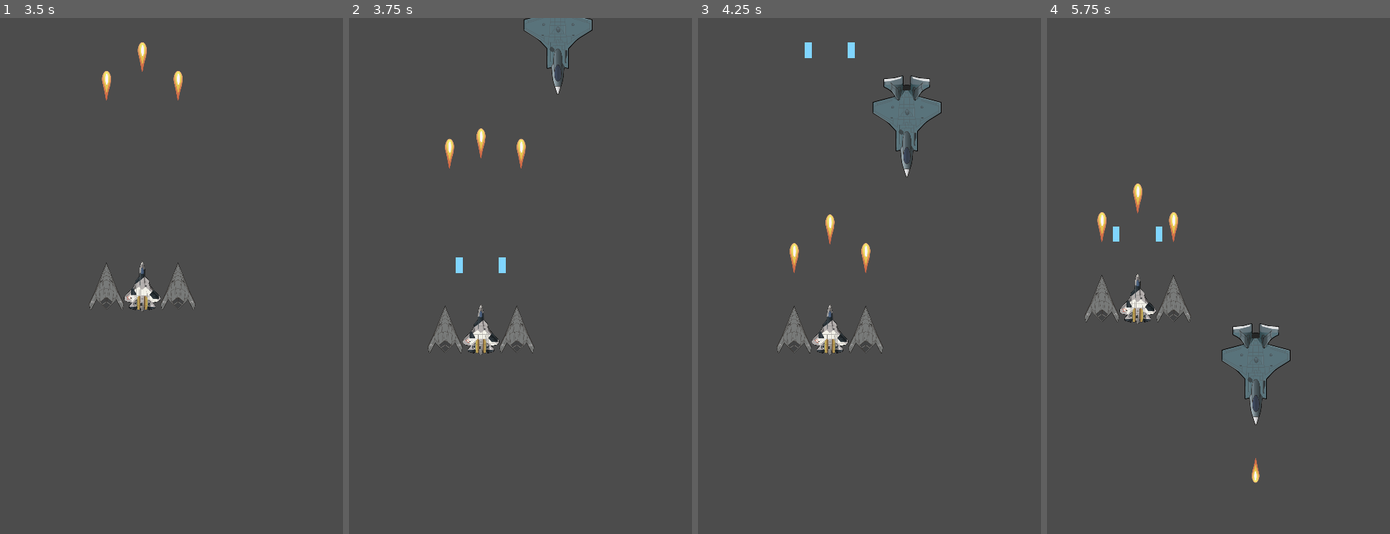
Above: before the commit, frames 1-4 (left to right).
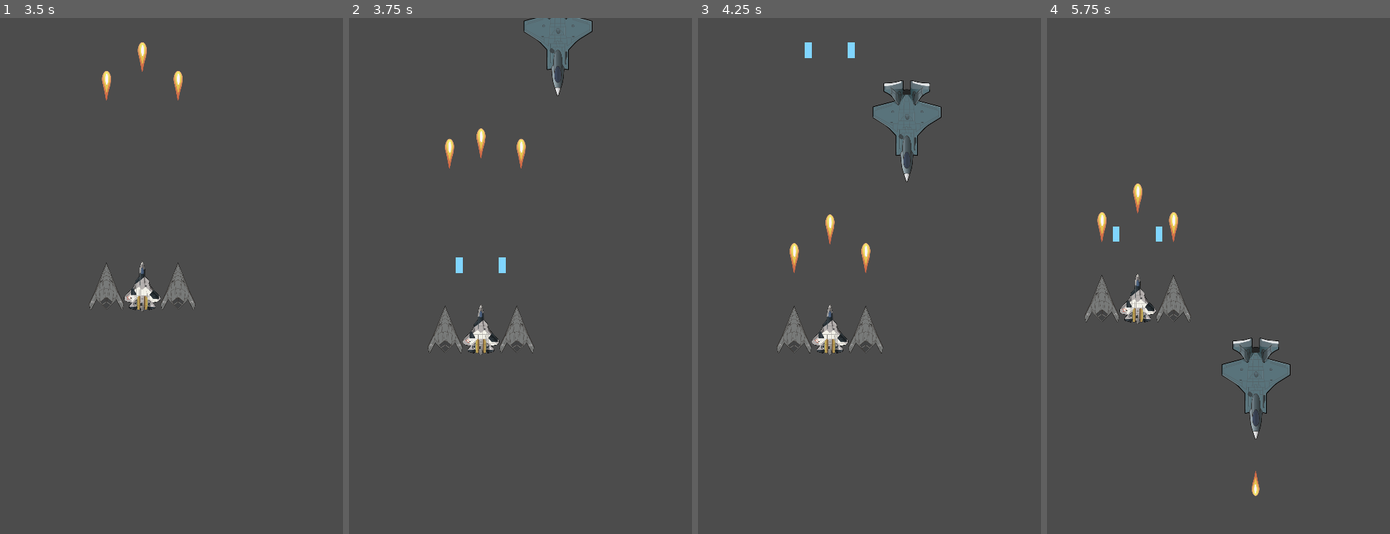
Above: after the commit, the same moments.

Repository: SkrejetCepey/gamedev-planes
Game: Godot game, scene res://Scenes/StartGame.tscn
Same seed, same stepped clock (60 frames per second), same inputs: the game is played once before the commit and once after it. The engine's default icon, where the game draws it, is replaced by a stand-in: a white triangle on a blue panel in a dark square.
Inputs (mouse positions are in pixels of both pictures, inside the frame that each line leads up to):
- Up to frame 1 (3.5 s): click "PLAY" at 0.5 s; move the mouse to (246, 250) at 1.27 s; press the mouse at (246, 250) at 1.28 s; move the mouse to (102, 301) at 2.02 s; release the mouse at (102, 301) at 2.03 s; click (102, 301) at 2.1 s; move the mouse to (205, 162) at 2.77 s; press the mouse at (205, 162) at 2.78 s
- Up to frame 2 (3.75 s): move the mouse to (503, 379) at 3.52 s; release the mouse at (503, 379) at 3.53 s; click (503, 379) at 3.6 s
- Up to frame 3 (4.25 s): no input
- Up to frame 4 (5.75 s): move the mouse to (1321, 353) at 4.27 s; press the mouse at (1321, 353) at 4.28 s; move the mouse to (1115, 198) at 5.02 s; release the mouse at (1115, 198) at 5.03 s; click (1115, 198) at 5.1 s

Frame 1 is identical in both runs. In frame 2, 0.2% of the frame differs, in the area x 50-71%, y 0-16%; in frame 3, 0.8%; in frame 4, 1.7%, in the area x 50-71%, y 59-93%.

Commit message:
Fixed taran system and more

Diff:
--- a/Scenes/AlternativeAtack.tscn
+++ /dev/null
@@ -1,15 +0,0 @@
-[gd_scene load_steps=5 format=2]
-
-[ext_resource path="res://Scripts/AlternativeAtack.gd" type="Script" id=1]
-[ext_resource path="res://Scenes/AlternativeAtackLeft.tscn" type="PackedScene" id=2]
-[ext_resource path="res://Scenes/AlternativeAtackRight.tscn" type="PackedScene" id=3]
-[ext_resource path="res://Scenes/PrimaryAtack.tscn" type="PackedScene" id=4]
-
-[node name="AlternativeAtack" type="Node2D"]
-script = ExtResource( 1 )
-
-[node name="AlternativeAtackLeft" parent="." instance=ExtResource( 2 )]
-
-[node name="AlternativeAtackRight" parent="." instance=ExtResource( 3 )]
-
-[node name="PrimaryAtack" parent="." instance=ExtResource( 4 )]
--- a/Scenes/AlternativeAtackLeft.tscn
+++ /dev/null
@@ -1,29 +0,0 @@
-[gd_scene load_steps=4 format=2]
-
-[ext_resource path="res://Scripts/AlternativeAtackLeft.gd" type="Script" id=1]
-[ext_resource path="res://Sprites/bullet.png" type="Texture" id=2]
-
-[sub_resource type="RectangleShape2D" id=1]
-extents = Vector2( 10, 21.5762 )
-
-[node name="AlternativeAtackLeft" type="Area2D"]
-script = ExtResource( 1 )
-
-[node name="Sprite" type="Sprite" parent="."]
-rotation = 0.523599
-scale = Vector2( 0.25, 0.25 )
-z_index = -1
-texture = ExtResource( 2 )
-flip_v = true
-
-[node name="Visible" type="VisibilityNotifier2D" parent="."]
-rotation = 0.523599
-scale = Vector2( 0.25, 0.25 )
-
-[node name="Trigger" type="Area2D" parent="."]
-
-[node name="CollisionShape2D" type="CollisionShape2D" parent="Trigger"]
-rotation = 0.523599
-scale = Vector2( 0.25, 0.25 )
-shape = SubResource( 1 )
-[connection signal="screen_exited" from="Visible" to="." method="_on_Visible_screen_exited"]
--- a/Scenes/AlternativeAtackRight.tscn
+++ /dev/null
@@ -1,28 +0,0 @@
-[gd_scene load_steps=4 format=2]
-
-[ext_resource path="res://Scripts/AlternativeAtackRight.gd" type="Script" id=1]
-[ext_resource path="res://Sprites/bullet.png" type="Texture" id=2]
-
-[sub_resource type="RectangleShape2D" id=1]
-extents = Vector2( 2.54045, 5.2592 )
-
-[node name="AlternativeAtackRight" type="Area2D"]
-script = ExtResource( 1 )
-
-[node name="Sprite" type="Sprite" parent="."]
-position = Vector2( -0.0872555, -0.111475 )
-rotation = -0.523599
-scale = Vector2( 0.25, 0.25 )
-z_index = -1
-texture = ExtResource( 2 )
-offset = Vector2( 0.349022, 0.4459 )
-flip_v = true
-
-[node name="CollisionShape2D" type="CollisionShape2D" parent="."]
-rotation = -0.523599
-shape = SubResource( 1 )
-
-[node name="Visible" type="VisibilityNotifier2D" parent="."]
-rotation = -0.523599
-scale = Vector2( 0.25, 0.25 )
-[connection signal="screen_exited" from="Visible" to="." method="_on_Visible_screen_exited"]
--- a/Scenes/ArcadeScene.tscn
+++ b/Scenes/ArcadeScene.tscn
@@ -1,7 +1,7 @@
 [gd_scene load_steps=5 format=2]
 
 [ext_resource path="res://Scripts/ArcadeScene.gd" type="Script" id=1]
-[ext_resource path="res://Scenes/Enemy00.tscn" type="PackedScene" id=2]
+[ext_resource path="res://Scenes/Enemy0.tscn" type="PackedScene" id=2]
 [ext_resource path="res://Scenes/Enemy1.tscn" type="PackedScene" id=3]
 
 [sub_resource type="RectangleShape2D" id=1]
--- a/Scenes/Enemy00.tscn
+++ b/Scenes/Enemy0.tscn
@@ -1,6 +1,6 @@
 [gd_scene load_steps=11 format=2]
 
-[ext_resource path="res://Scripts/Enemy00.gd" type="Script" id=1]
+[ext_resource path="res://Scripts/Enemy0.gd" type="Script" id=1]
 [ext_resource path="res://Sprites/Enemy.png" type="Texture" id=2]
 [ext_resource path="res://Scenes/HealthBarEnemy.tscn" type="PackedScene" id=3]
 [ext_resource path="res://Sprites/gun_flash.png" type="Texture" id=4]
--- a/Scenes/EnemyTestLocation.tscn
+++ b/Scenes/EnemyTestLocation.tscn
@@ -1,7 +1,7 @@
 [gd_scene load_steps=6 format=2]
 
 [ext_resource path="res://Scripts/EnemyTestLocation.gd" type="Script" id=1]
-[ext_resource path="res://Scenes/Enemy00.tscn" type="PackedScene" id=2]
+[ext_resource path="res://Scenes/Enemy0.tscn" type="PackedScene" id=2]
 [ext_resource path="res://Scenes/Enemy1.tscn" type="PackedScene" id=3]
 [ext_resource path="res://Scripts/BulletHelper.gd" type="Script" id=4]
 
--- a/Scripts/Enemy00.gd
+++ b/Scripts/Enemy0.gd
@@ -13,6 +13,7 @@
 
 func _ready():
 	randomize()
+	$HealthBarEnemy/HealthBar.max_value = health
 
 	add_to_group("enemy")
 	Speed = rand_range(min_speed, max_speed)
@@ -83,5 +84,6 @@
 	if someone.is_in_group("player"):
 		#health -= 50
 		$HealthBarEnemy.health_damaged(50)
-		someone.queue_free()
+		#someone.queue_free()
+		someone.health -= 50
 	pass
--- a/Scripts/Enemy1.gd
+++ b/Scripts/Enemy1.gd
@@ -14,6 +14,7 @@
 
 func _ready():
 	randomize()
+	$HealthBarEnemy/HealthBar.max_value = health
 	add_to_group("enemy")
 	Speed = rand_range(min_speed, max_speed)
 
@@ -84,5 +85,6 @@
 	if someone.is_in_group("player"):
 		#health -= 50
 		$HealthBarEnemy.health_damaged(50)
-		someone.queue_free()
-	pass # Replace with function body.
+		#someone.queue_free()
+		someone.health -= 50
+	pass
